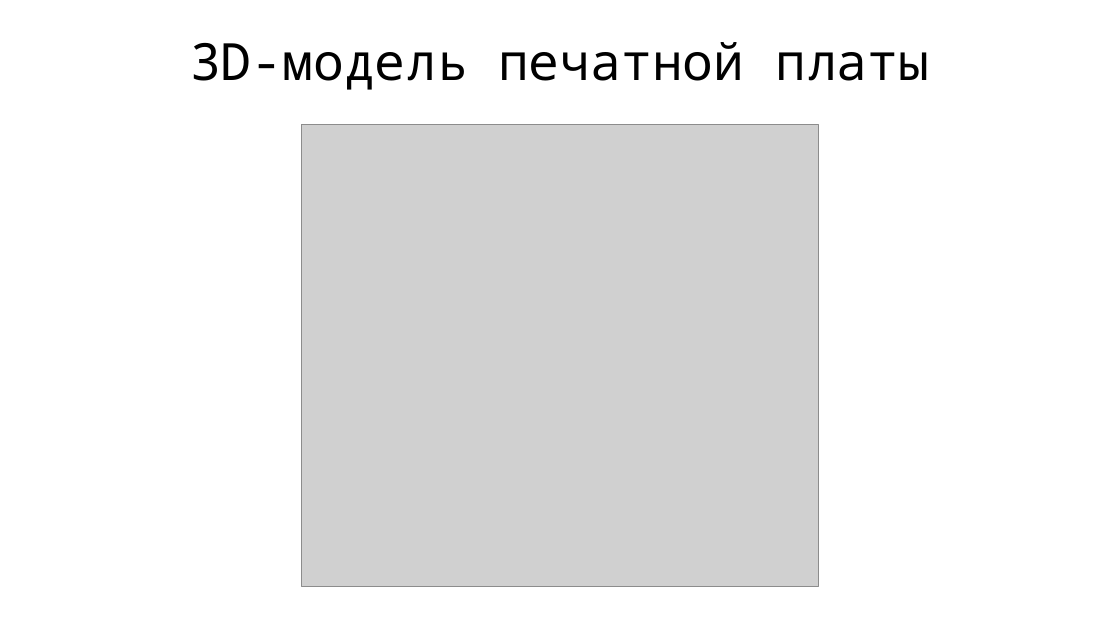
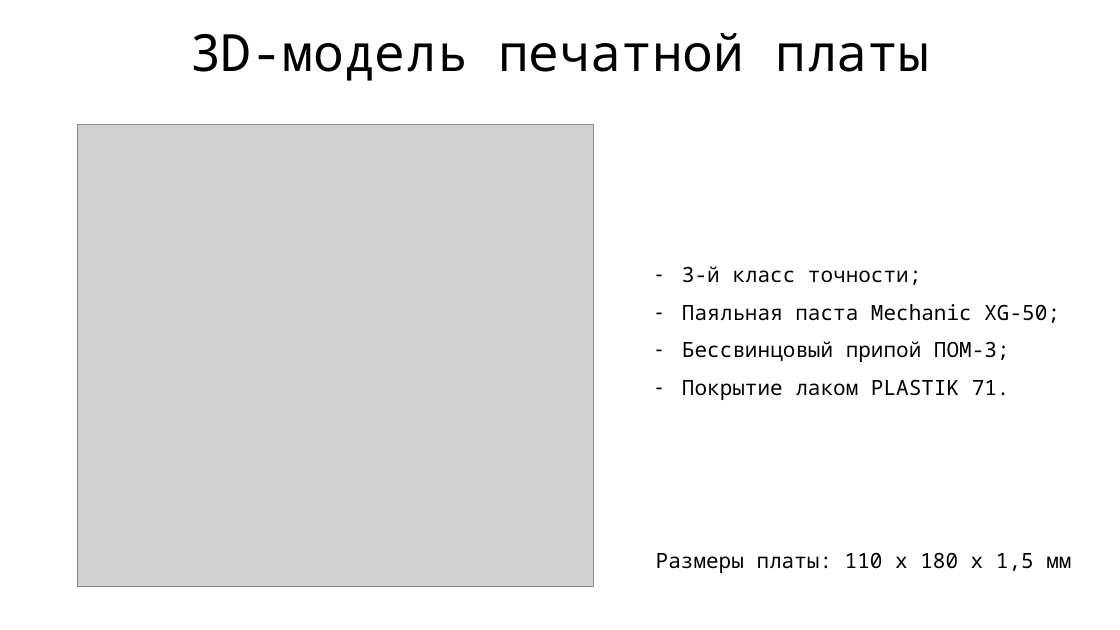
Before and after one commit to SN4NTR/ArduinoSecuritySystem, a slide deck: slide 6 of Final/Presentation.pptx (slide 4 before the commit). Drawn at 1120x630 pixels with LibreOffice and Linux fonts; fonts in the diff are those of the drawing; grey boxes stand for pictures. Boxes give left, top, right and bottom in pixels: in the first picture for what was removed or moved away, otherwise in the second. Text is boxed around its words. In the diff, an @@ line names an element or a change of style, - is before the commit and + after.

```diff
--- a/Final/Presentation.pptx
+++ b/Final/Presentation.pptx
@@ title "3D-модель печатной платы": place and size @@
-title "3D-модель печатной платы" at bbox=[190, 42, 929, 90]
+title "3D-модель печатной платы" at bbox=[190, 33, 929, 81]
@@ picture: place and size @@
-picture at bbox=[302, 124, 818, 586]
+picture at bbox=[77, 124, 594, 586]
@@ text added at bbox=[682, 266, 1060, 400], 18 pt, text #000000 @@
+– 3-й класс точности;
+– Паяльная паста Mechanic XG-50;
+– Бессвинцовый припой ПОМ-3;
+– Покрытие лаком PLASTIK 71.
@@ text added at bbox=[656, 552, 1071, 573], 18 pt, text #000000 @@
+Размеры платы: 110 х 180 х 1,5 мм
```
Also in this commit, not shown: 5 other slides changed, 2 slides added, 2 other files.
